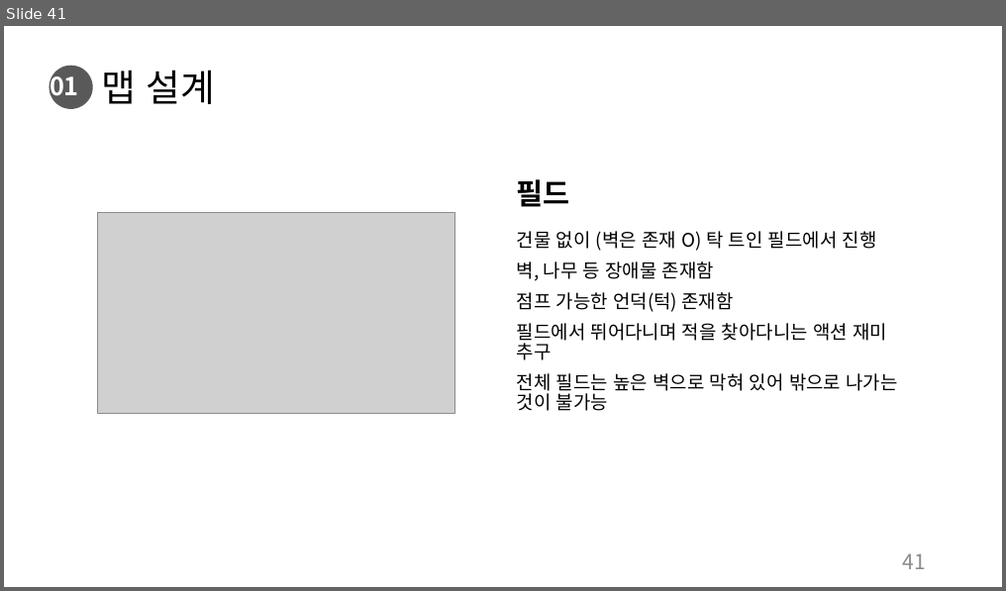
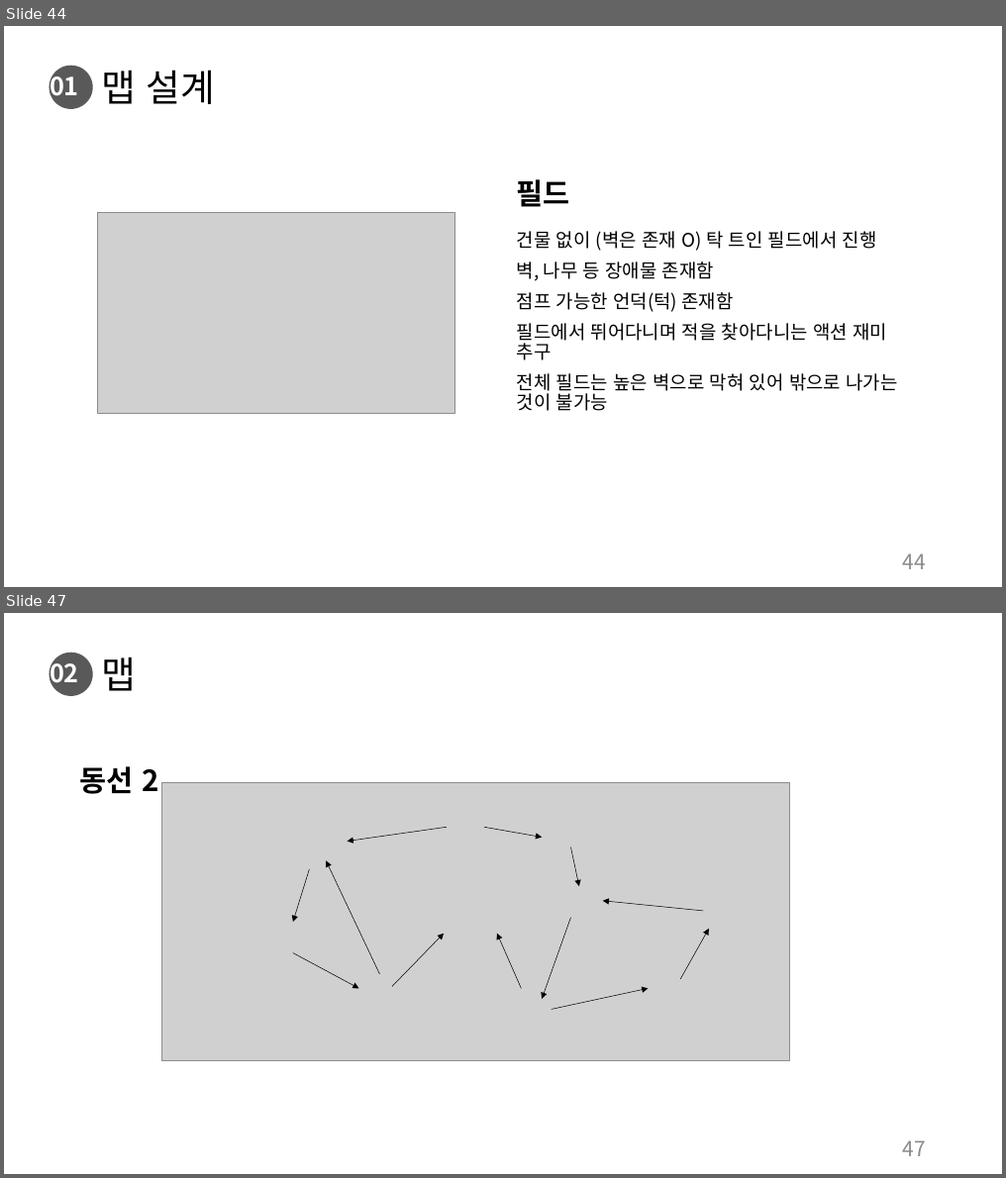
Before and after one commit to charobe/HDB, a slide deck: 조영욱/하자 드 바이오.pptx. Shown one above the other, each under a label of ours: slide 41 before the commit, slides 44 and 47 after it; the slides between them are not shown. The pictures are 1006x591 and 1006x1178 pixels, drawn with LibreOffice and Linux fonts; fonts in the diff are those of the drawing; grey boxes stand for pictures. Boxes give left, top, right and bottom in pixels: in the first picture for what was removed or moved away, otherwise in the second. Text is boxed around its words. In the diff, an @@ line names an element or a change of style, - is before the commit and + after.

```diff
--- a/조영욱/하자 드 바이오.pptx
+++ b/조영욱/하자 드 바이오.pptx
@@ slide 47 added at [4, 613, 1002, 1174], background #FFFFFF; not listed: 1 template element that a slide beside it also shows @@
@@ text added at [50, 657, 79, 689], 24 pt, text #FFFFFF, bold @@
+02
@@ title added at [102, 657, 137, 691], 36 pt, text #000000 @@
+맵
@@ text added at [80, 766, 158, 794], 28 pt, text #000000, bold @@
+동선 2
@@ picture added at [162, 783, 789, 1061] @@
@@ arrow added from (447, 827) to (347, 842), #000000 0.5 pt @@
@@ arrow added from (484, 827) to (543, 838), #000000 0.5 pt @@
@@ arrow added from (570, 848) to (579, 886), #000000 0.5 pt @@
@@ arrow added from (310, 869) to (293, 922), #000000 0.5 pt @@
@@ arrow added from (380, 974) to (326, 861), #000000 0.5 pt @@
@@ arrow added from (703, 911) to (603, 901), #000000 0.5 pt @@
@@ arrow added from (392, 986) to (445, 934), #000000 0.5 pt @@
@@ arrow added from (522, 989) to (497, 934), #000000 0.5 pt @@
@@ arrow added from (570, 918) to (543, 999), #000000 0.5 pt @@
@@ arrow added from (681, 979) to (709, 929), #000000 0.5 pt @@
@@ arrow added from (293, 953) to (358, 989), #000000 0.5 pt @@
@@ arrow added from (551, 1010) to (648, 989), #000000 0.5 pt @@
@@ page number added at [903, 1141, 926, 1157], 20 pt, text #8C8C8C @@
+47
@@ what was slide 41 is now slide 44 @@
@@ page number at [903, 554, 926, 570]: text changed @@
-41
+44
```
Also in this commit, not shown: 6 slides changed, 4 other slides added.
